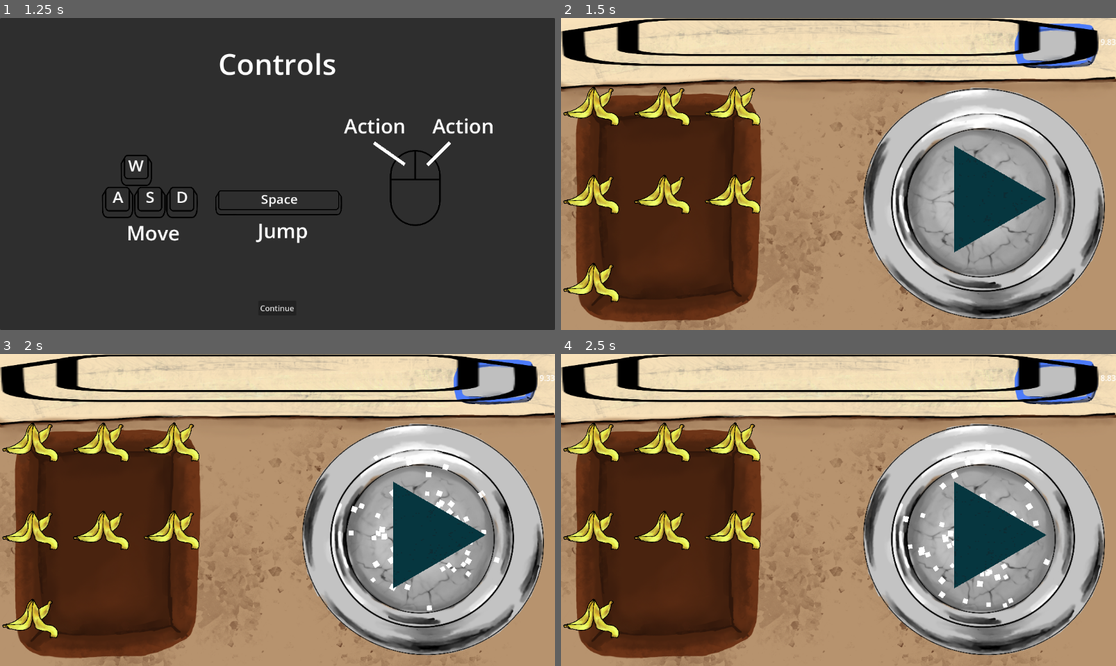
Above: before the commit, frames 1-4 (two rows, left to right).
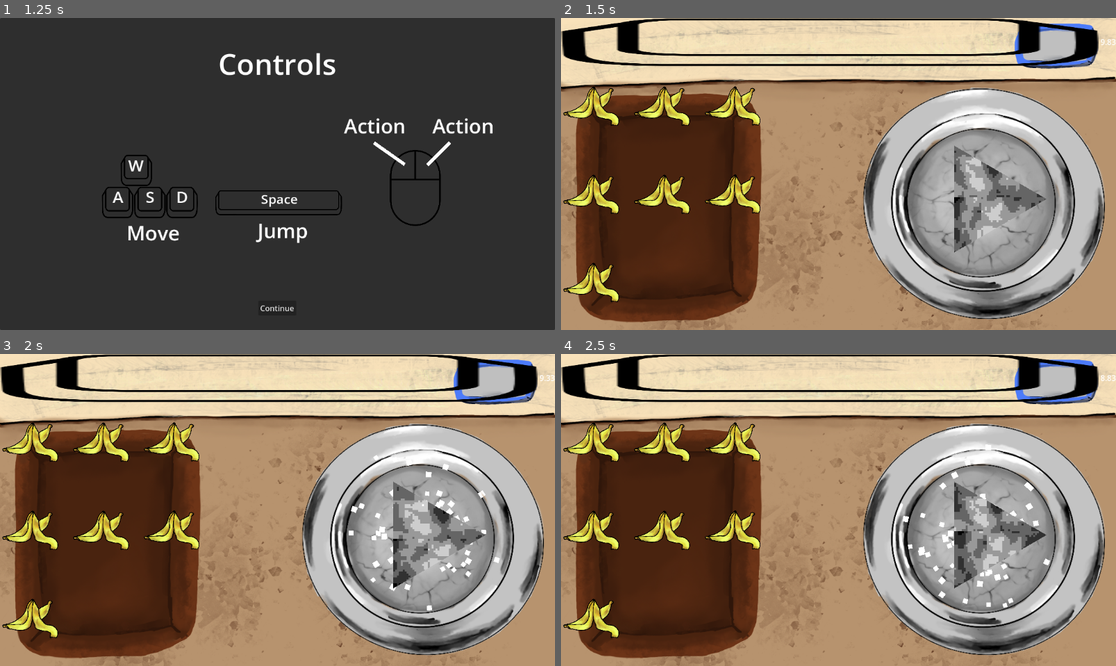
Above: after the commit, the same moments.

Repository: KIT-GameJam/Firework-Craft
Game: Godot game, scene res://gamemanager/gamemanager.tscn
Same seed, same stepped clock (60 frames per second), same inputs: the game is played once before the commit and once after it.
Inputs (mouse positions are in pixels of both pictures, inside the frame that each line leads up to):
- Up to frame 1 (1.25 s): click "Start" at 0.5 s
- Up to frame 2 (1.5 s): click "Continue" at 1.25 s
- Up to frame 3 (2 s): no input
- Up to frame 4 (2.5 s): tap Enter at 2 s; move the mouse to (960, 494) at 2.02 s; hold D (move_right) from 2.03 s (still down); click (960, 494) at 2.17 s

Frame 1 is identical in both runs. In frame 2, 2.9% of the frame differs, in the area x 70-88%, y 40-76%; in frame 3, 2.9%; in frame 4, 2.9%.

Commit message:
improve noise

Diff:
--- a/entities/flask/particles.gd
+++ b/entities/flask/particles.gd
@@ -13,10 +13,10 @@
 	set_flask_size(flask_size)
 	set_flask_corners(flask_corners)
 
-func set_flask_size(size: int):
-	var particle_scale = 10 + size * 2
-	form.set_size(size)
-	particles.lifetime = 2 + .2 * size
+func set_flask_size(new_size: int):
+	var particle_scale = 10 + new_size * 2
+	form.set_size(new_size)
+	particles.lifetime = 2 + .2 * new_size
 	particles.scale_amount_min = particle_scale - 2
 	particles.scale_amount_max = particle_scale + 2
 
--- a/entities/flask/particles.tscn
+++ b/entities/flask/particles.tscn
@@ -1,15 +1,27 @@
-[gd_scene load_steps=6 format=3 uid="uid://mr0nop6jx4b2"]
+[gd_scene load_steps=17 format=3 uid="uid://mr0nop6jx4b2"]
 
 [ext_resource type="Script" uid="uid://oa115hpil50" path="res://entities/flask/particles.gd" id="1_85akk"]
 [ext_resource type="Shader" uid="uid://cxyah2srfigsa" path="res://other/water.gdshader" id="3_8ko70"]
-[ext_resource type="Texture2D" uid="uid://dfy4uv5nqbavr" path="res://textures/noise.png" id="4_8my8b"]
-[ext_resource type="Script" uid="uid://g8ko5kmvc57j" path="res://entities/flask/circle.gd" id="5_hpbrh"]
+[ext_resource type="Script" uid="uid://g8ko5kmvc57j" path="res://entities/flask/particles_form.gd" id="5_hpbrh"]
+
+[sub_resource type="Gradient" id="Gradient_8ko70"]
+
+[sub_resource type="GradientTexture2D" id="GradientTexture2D_8my8b"]
+gradient = SubResource("Gradient_8ko70")
+
+[sub_resource type="Gradient" id="Gradient_8my8b"]
+
+[sub_resource type="FastNoiseLite" id="FastNoiseLite_hpbrh"]
+
+[sub_resource type="NoiseTexture2D" id="NoiseTexture2D_21dc6"]
+noise = SubResource("FastNoiseLite_hpbrh")
+color_ramp = SubResource("Gradient_8my8b")
 
 [sub_resource type="ShaderMaterial" id="ShaderMaterial_hpbrh"]
 shader = ExtResource("3_8ko70")
-shader_parameter/noise_tex = ExtResource("4_8my8b")
+shader_parameter/noise_tex = SubResource("NoiseTexture2D_21dc6")
 shader_parameter/noise_tex_size = Vector2(256, 256)
-shader_parameter/color_ramp = ExtResource("4_8my8b")
+shader_parameter/color_ramp = SubResource("GradientTexture2D_8my8b")
 shader_parameter/color_amount = 5
 shader_parameter/wave_speed = 5.0
 shader_parameter/frequency_x = 10.0
@@ -18,13 +30,42 @@
 shader_parameter/amplitude_y = 0.02
 shader_parameter/pixel_amount = 128.0
 
+[sub_resource type="NoiseTexture2D" id="NoiseTexture2D_1koxp"]
+
+[sub_resource type="Gradient" id="Gradient_boyrj"]
+colors = PackedColorArray(0, 0, 0, 1, 1, 0, 0.016666412, 1)
+
+[sub_resource type="GradientTexture2D" id="GradientTexture2D_pbxtq"]
+gradient = SubResource("Gradient_boyrj")
+
+[sub_resource type="NoiseTexture2D" id="NoiseTexture2D_1mvet"]
+
+[sub_resource type="ShaderMaterial" id="ShaderMaterial_1koxp"]
+shader = ExtResource("3_8ko70")
+shader_parameter/noise_tex = SubResource("NoiseTexture2D_1mvet")
+shader_parameter/noise_tex_size = Vector2(256, 256)
+shader_parameter/color_ramp = SubResource("GradientTexture2D_pbxtq")
+shader_parameter/color_amount = 5
+shader_parameter/wave_speed = 1.0
+shader_parameter/frequency_x = 10.0
+shader_parameter/frequency_y = 10.0
+shader_parameter/amplitude_x = 0.02
+shader_parameter/amplitude_y = 0.02
+shader_parameter/pixel_amount = 64.0
+
+[sub_resource type="FastNoiseLite" id="FastNoiseLite_qwsad"]
+
+[sub_resource type="NoiseTexture2D" id="NoiseTexture2D_wcey2"]
+noise = SubResource("FastNoiseLite_qwsad")
+
 [node name="Particles" type="Control"]
 layout_mode = 3
 anchors_preset = 0
+offset_left = 565.0
+offset_top = 336.0
+offset_right = 565.0
+offset_bottom = 336.0
 script = ExtResource("1_85akk")
-color = Color(0.67505324, 0.014224995, 0.32164615, 1)
-size = 2
-corners = 64
 
 [node name="CPUParticles2D" type="CPUParticles2D" parent="."]
 amount = 100
@@ -41,5 +82,12 @@
 
 [node name="Form" type="Polygon2D" parent="."]
 material = SubResource("ShaderMaterial_hpbrh")
-texture = ExtResource("4_8my8b")
+texture = SubResource("NoiseTexture2D_1koxp")
 script = ExtResource("5_hpbrh")
+
+[node name="Polygon2D" type="Polygon2D" parent="."]
+visible = false
+material = SubResource("ShaderMaterial_1koxp")
+color = Color(0.580832, 0.31022528, 1.92523e-07, 1)
+texture = SubResource("NoiseTexture2D_wcey2")
+polygon = PackedVector2Array(-438, -338, 728, -345, 523, 342, -643, 210)
--- a/entities/flask/circle.gd
+++ b/entities/flask/particles_form.gd
@@ -3,6 +3,9 @@
 @export var base_radius := 128.0
 var radius := base_radius
 var segments := 3
+
+func _ready() -> void:
+	modulate = Color.BLUE
 
 func set_size(size: int):
 	radius = base_radius + size * 10
Renamed: entities/flask/circle.gd.uid -> entities/flask/particles_form.gd.uid
Binary file removed: textures/noise.png
Not shown, removed: textures/noise.png.import
